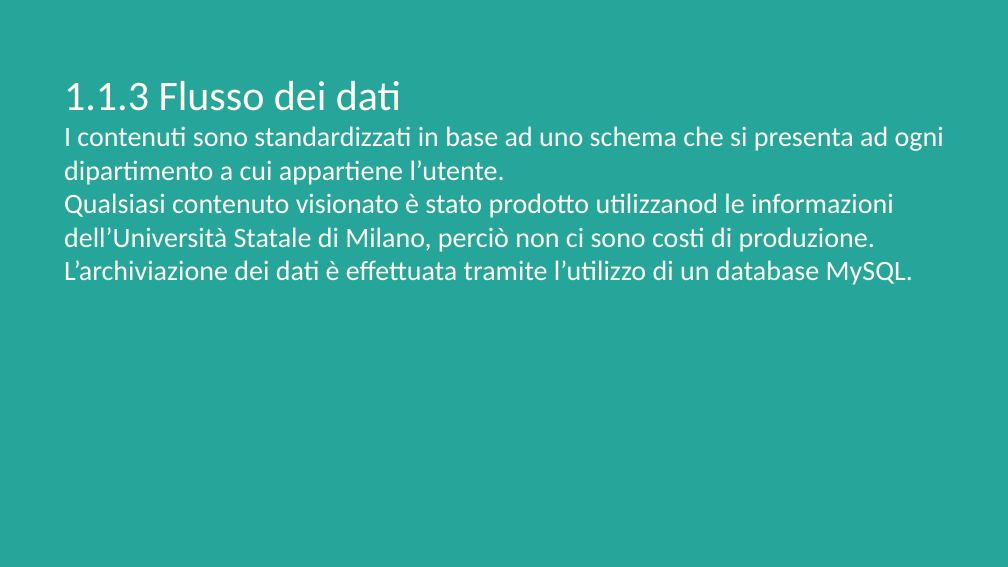
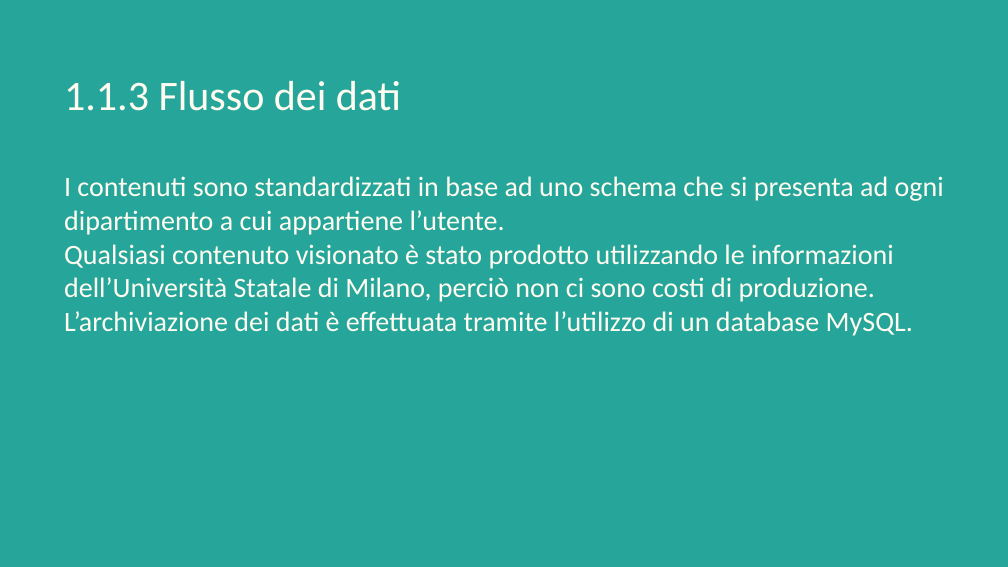
Before and after one commit to Giulia248/UniBookMi, a slide deck: slide 12 of others/Relazione UniBookMi.pptx. Drawn at 1008x567 pixels with LibreOffice and Linux fonts; fonts in the diff are those of the drawing. Boxes give left, top, right and bottom in pixels: in the first picture for what was removed or moved away, otherwise in the second. Text is boxed around its words. In the diff, an @@ line names an element or a change of style, - is before the commit and + after.

```diff
--- a/others/Relazione UniBookMi.pptx
+++ b/others/Relazione UniBookMi.pptx
@@ title at <box>64,81,944,336</box>: text changed @@
-1.1.3 Flusso dei dati
-I contenuti sono standardizzati in base ad uno schema che si presenta ad ogni dipartimento a cui appartiene l’utente.
-Qualsiasi contenuto visionato è stato prodotto utilizzanod le informazioni dell’Università Statale di Milano, perciò non ci sono costi di produzione.
-L’archiviazione dei dati è effettuata tramite l’utilizzo di un database MySQL.
+1.1.3 Flusso dei dati
+I contenuti sono standardizzati in base ad uno schema che si presenta ad ogni dipartimento a cui appartiene l’utente.
+Qualsiasi contenuto visionato è stato prodotto utilizzando le informazioni dell’Università Statale di Milano, perciò non ci sono costi di produzione.
+L’archiviazione dei dati è effettuata tramite l’utilizzo di un database MySQL.
```
Also in this commit, not shown: 8 other slides changed, 1 other file.
